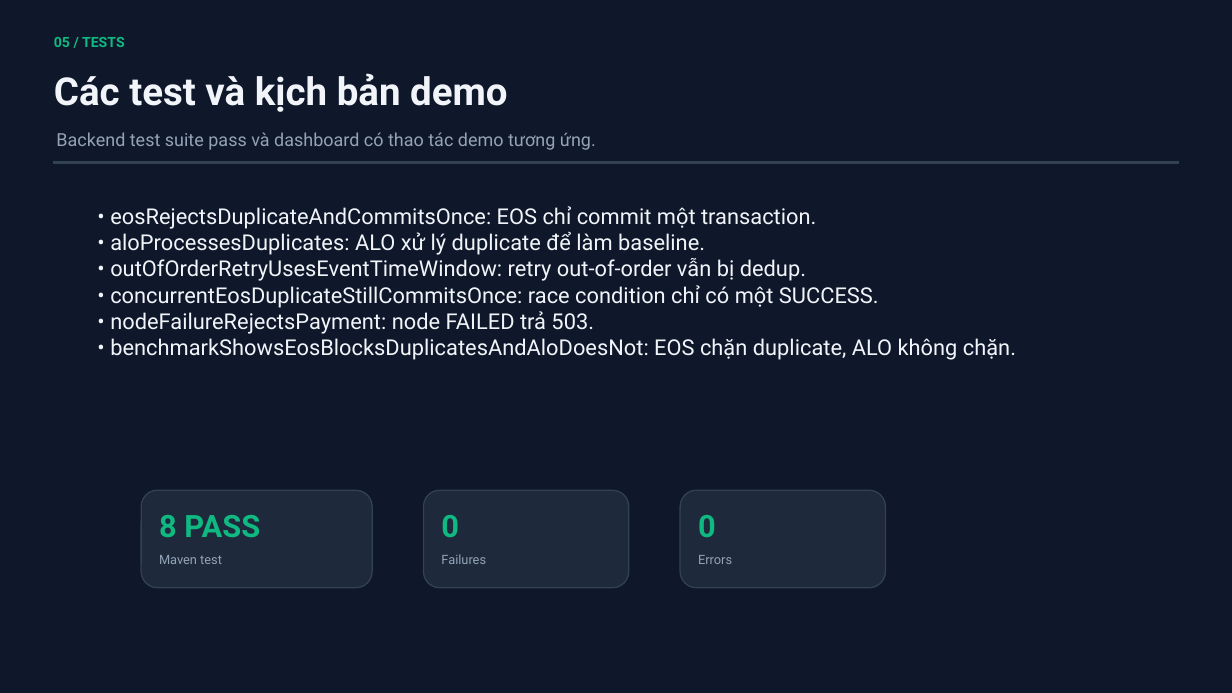
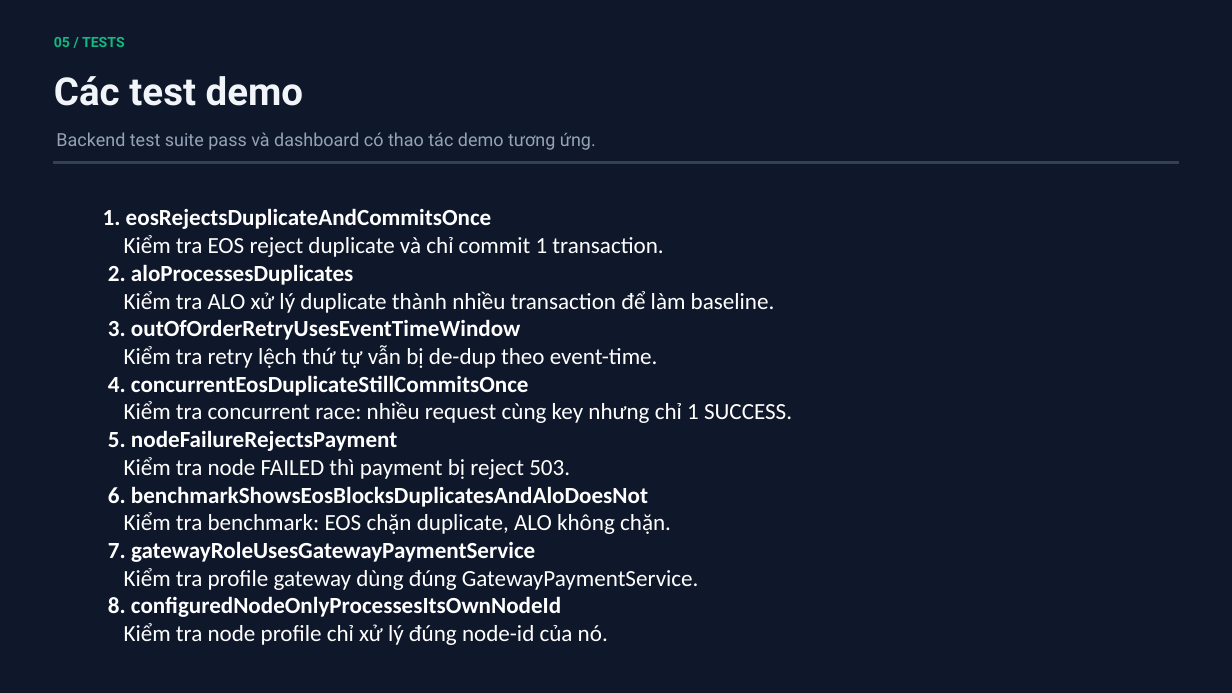
Before and after one commit to h-phuong2809/EOS-Payment-System, a slide deck: slide 14 of docs/EOS_Payment_Improved.pptx. Drawn at 1232x693 pixels with LibreOffice and Linux fonts; fonts in the diff are those of the drawing. Boxes give left, top, right and bottom in pixels: in the first picture for what was removed or moved away, otherwise in the second. Text is boxed around its words. In the diff, an @@ line names an element or a change of style, - is before the commit and + after.

Commit message:
fix: powerpoint for EOS

```diff
--- a/docs/EOS_Payment_Improved.pptx
+++ b/docs/EOS_Payment_Improved.pptx
@@ text at (54, 76, 303, 106): text changed @@
-Các test và kịch bản demo
+Các test demo
@@ text at (103, 208, 792, 645): text changed; size 17 to 18 pt; font Roboto to Calibri; text colour #F1F5F9 to #FFFFFF @@
-• eosRejectsDuplicateAndCommitsOnce: EOS chỉ commit một transaction.
-• aloProcessesDuplicates: ALO xử lý duplicate để làm baseline.
-• outOfOrderRetryUsesEventTimeWindow: retry out-of-order vẫn bị dedup.
-• concurrentEosDuplicateStillCommitsOnce: race condition chỉ có một SUCCESS.
-• nodeFailureRejectsPayment: node FAILED trả 503.
-• benchmarkShowsEosBlocksDuplicatesAndAloDoesNot: EOS chặn duplicate, ALO không chặn.
+1. eosRejectsDuplicateAndCommitsOnce
+Kiểm tra EOS reject duplicate và chỉ commit 1 transaction.
+2. aloProcessesDuplicates
+Kiểm tra ALO xử lý duplicate thành nhiều transaction để làm baseline.
+3. outOfOrderRetryUsesEventTimeWindow
+Kiểm tra retry lệch thứ tự vẫn bị de-dup theo event-time.
+4. concurrentEosDuplicateStillCommitsOnce
+Kiểm tra concurrent race: nhiều request cùng key nhưng chỉ 1 SUCCESS.
+5. nodeFailureRejectsPayment
+Kiểm tra node FAILED thì payment bị reject 503.
+6. benchmarkShowsEosBlocksDuplicatesAndAloDoesNot
+Kiểm tra benchmark: EOS chặn duplicate, ALO không chặn.
+7. gatewayRoleUsesGatewayPaymentService
+Kiểm tra profile gateway dùng đúng GatewayPaymentService.
+8. configuredNodeOnlyProcessesItsOwnNodeId
+Kiểm tra node profile chỉ xử lý đúng node-id của nó.
@@ rounded rectangle removed at (141, 491, 372, 589) @@
@@ rounded rectangle removed at (423, 491, 628, 589) @@
@@ rounded rectangle removed at (680, 491, 885, 589) @@
@@ text removed at (159, 515, 260, 537) @@
-8 PASS
@@ text removed at (441, 515, 459, 537) @@
-0
@@ text removed at (698, 515, 716, 537) @@
-0
@@ text removed at (159, 555, 222, 564) @@
-Maven test
@@ text removed at (441, 554, 486, 564) @@
-Failures
@@ text removed at (698, 555, 732, 564) @@
-Errors
```
Also in this commit, not shown: 6 other slides changed, 4 slides removed.
